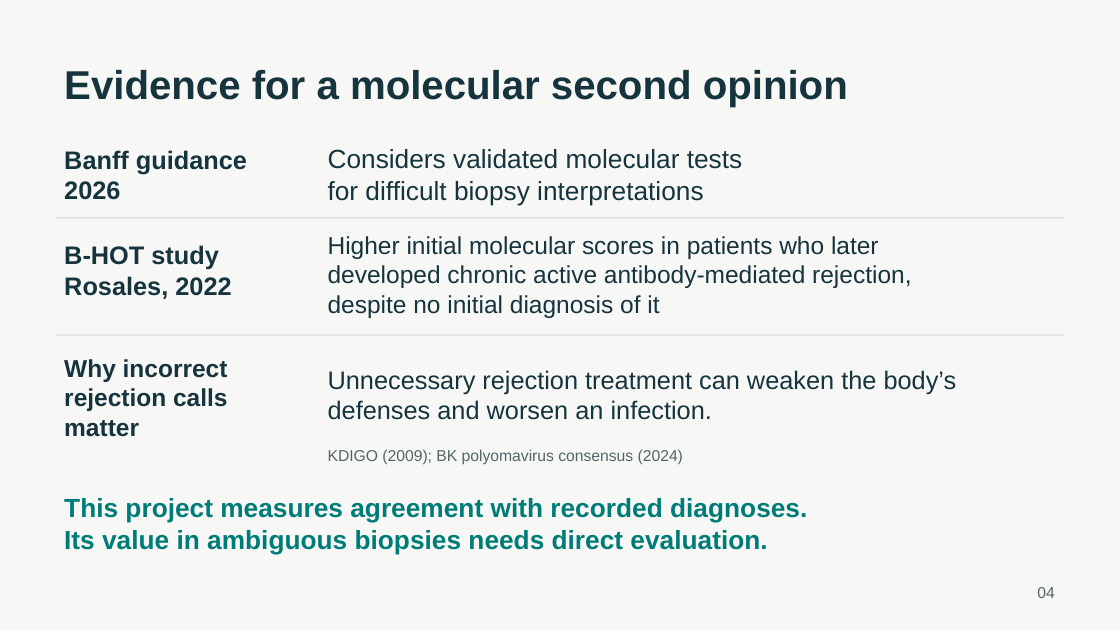
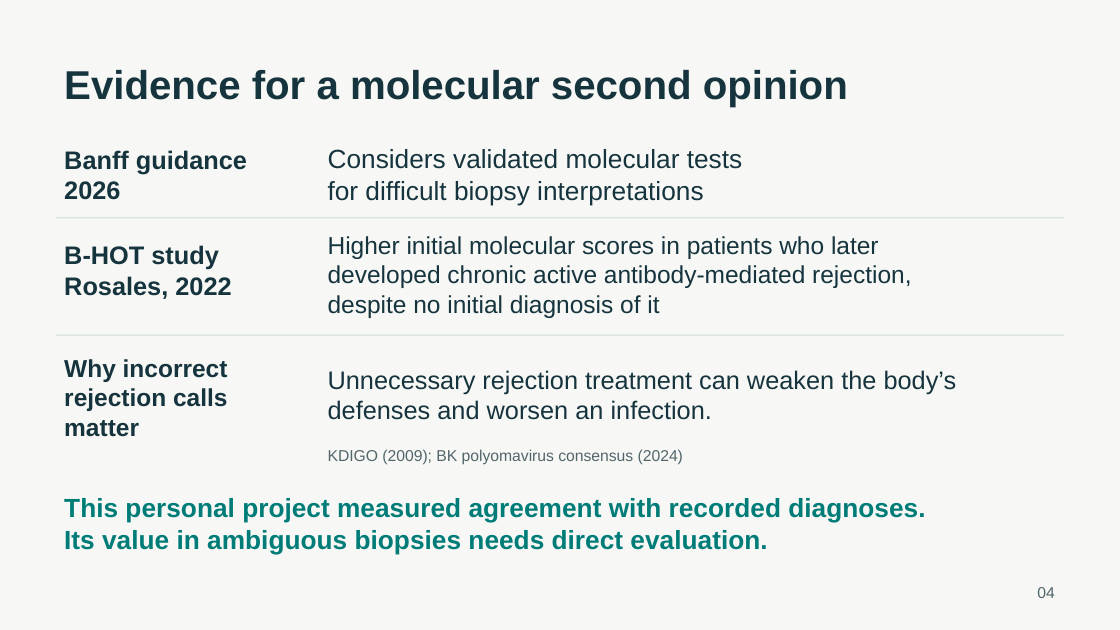
Before and after one commit to ca34525/Kidney-Biopsy-Rejection-Classifier, a slide deck: slide 4 of presentation/unos_kidney_biopsy.pptx. Drawn at 1120x630 pixels with LibreOffice and Linux fonts; fonts in the diff are those of the drawing. Boxes give left, top, right and bottom in pixels: in the first picture for what was removed or moved away, otherwise in the second. Text is boxed around its words. In the diff, an @@ line names an element or a change of style, - is before the commit and + after.

```diff
--- a/presentation/unos_kidney_biopsy.pptx
+++ b/presentation/unos_kidney_biopsy.pptx
@@ text at [64, 498, 925, 523]: text changed @@
-This project measures agreement with recorded diagnoses.
+This personal project measured agreement with recorded diagnoses.
```
Also in this commit, not shown: 17 other slides changed, 2 slides added, 1 slide removed, 32 other files.
